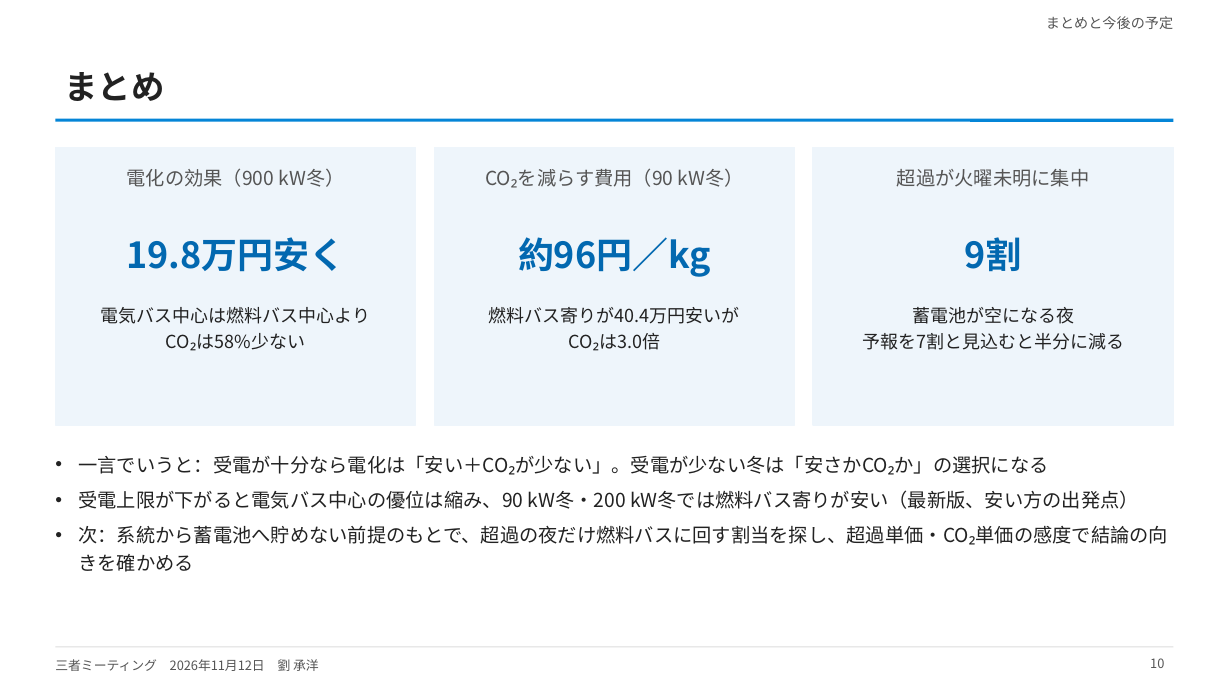
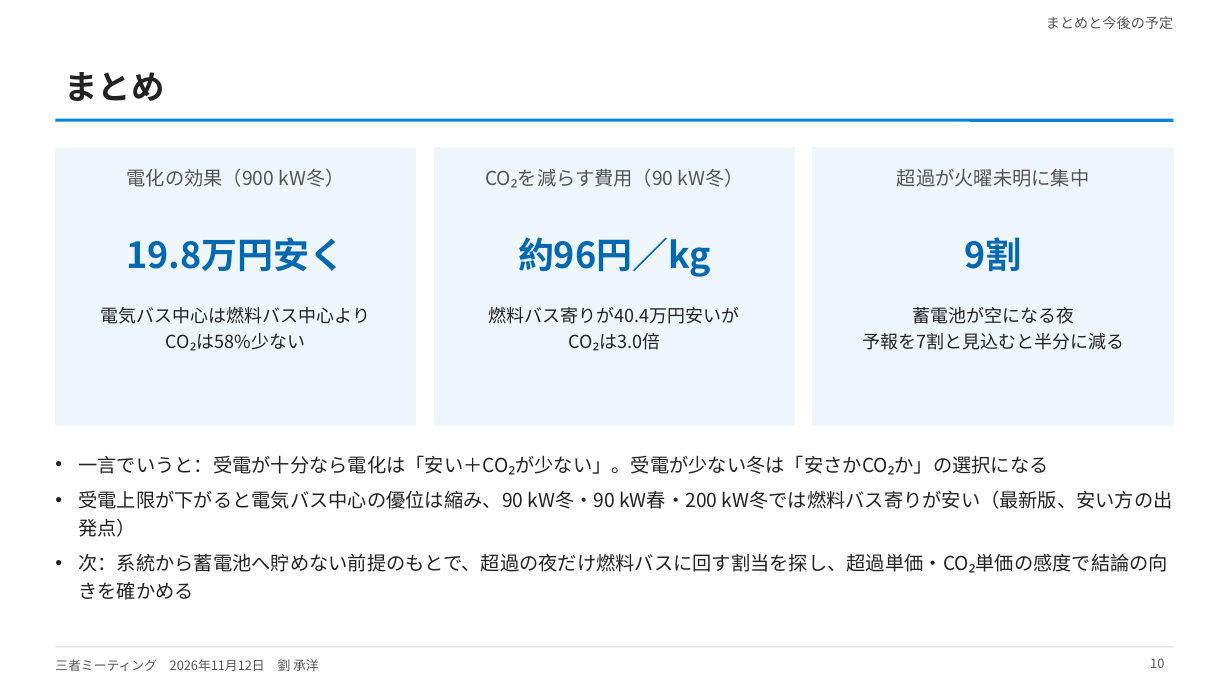
Before and after one commit to CYLIU2003/master-course, a slide deck: slide 10 of outcome/2026-11-12_three_party/three_party_20261112.pptx. Drawn at 1232x693 pixels with LibreOffice and Linux fonts; fonts in the diff are those of the drawing. Boxes give left, top, right and bottom in pixels: in the first picture for what was removed or moved away, otherwise in the second. Text is boxed around its words. In the diff, an @@ line names an element or a change of style, - is before the commit and + after.

```diff
--- a/outcome/2026-11-12_three_party/three_party_20261112.pptx
+++ b/outcome/2026-11-12_three_party/three_party_20261112.pptx
@@ text at (79, 490, 1173, 537): text changed @@
-• 受電上限が下がると電気バス中心の優位は縮み、90 kW冬・200 kW冬では燃料バス寄りが安い（最新版、安い方の出発点）
+• 受電上限が下がると電気バス中心の優位は縮み、90 kW冬・90 kW春・200 kW冬では燃料バス寄りが安い（最新版、安い方の出発点）
```
Also in this commit, not shown: 10 other slides changed, 8 other files.
